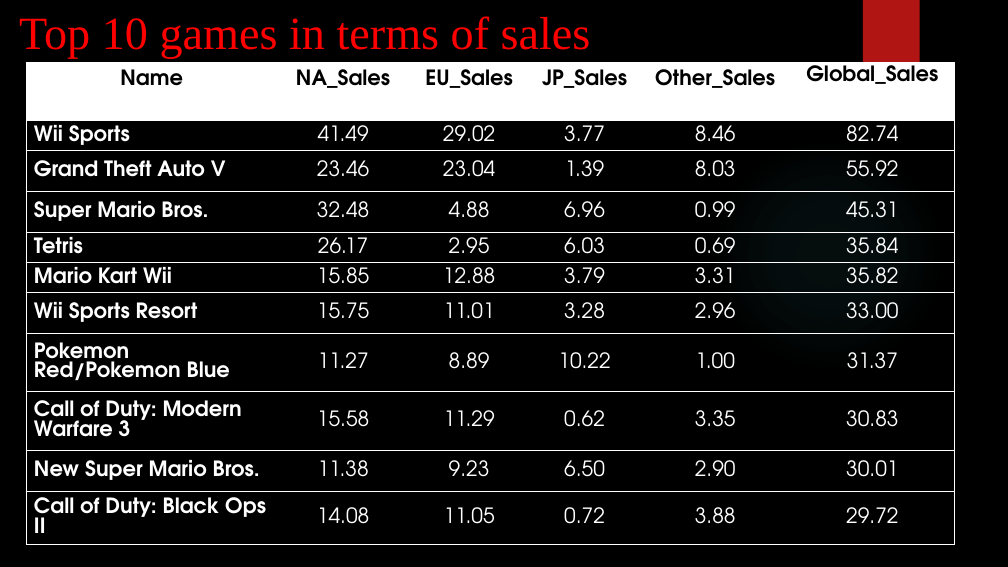
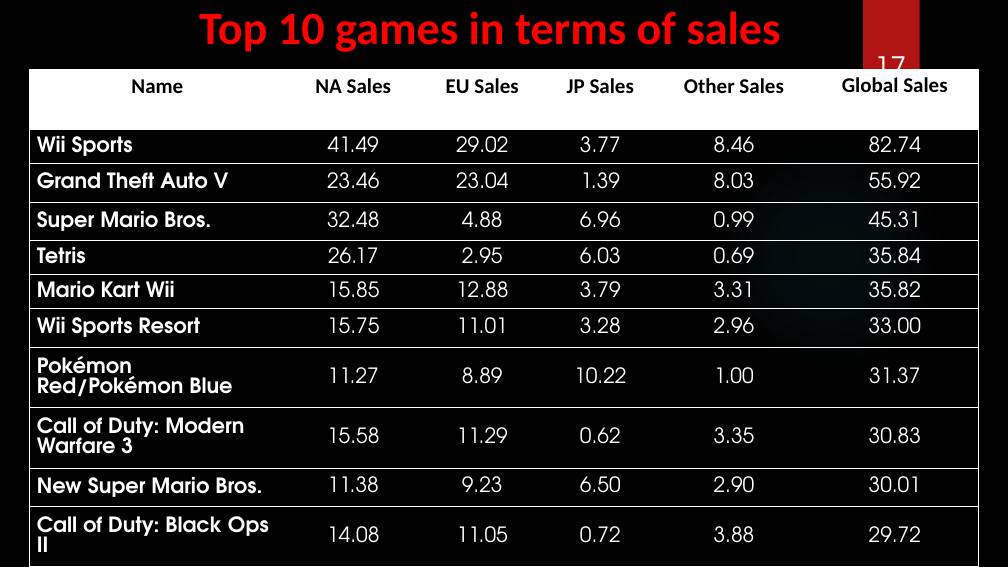
Before and after one commit to JMDUKU/GROUP-K-EDA-PROJECT, a slide deck: slide 17 of Group K EDA Project DIGICAP.pptx (slide 15 before the commit). Drawn at 1008x567 pixels with LibreOffice and Linux fonts; fonts in the diff are those of the drawing; background and template pictures are left out. Boxes give left, top, right and bottom in pixels: in the first picture for what was removed or moved away, otherwise in the second. Text is boxed around its words. In the diff, an @@ line names an element or a change of style, - is before the commit and + after.

```diff
--- a/Group K EDA Project DIGICAP.pptx
+++ b/Group K EDA Project DIGICAP.pptx
@@ title "Top 10 games in terms ...": place and size @@
-title "Top 10 games in terms ..." at box(19, 16, 591, 59)
+title "Top 10 games in terms ..." at box(199, 11, 781, 52)
@@ title "Top 10 games in terms ..." at box(199, 11, 781, 52): font Times New Roman to Calibri, bold on; alignment left to centre @@
@@ page number added at box(874, 48, 907, 92), 28 pt, text #FFFFFF @@
+17
@@ table at box(29, 69, 979, 567) @@
-row 1: Name | NA_Sales | EU_Sales | JP_Sales | Other_Sales | Global_Sales
+row 1: Name | NA Sales | EU Sales | JP Sales | Other Sales | Global Sales
-row 8, column 1: Pokemon Red/Pokemon Blue
+row 8, column 1: Pokémon Red/Pokémon Blue
@@ font TeX Gyre Adventor to Calibri in "Name" @@
@@ table: place and size @@
-table at box(26, 62, 955, 557)
+table at box(29, 69, 979, 567)
```
Also in this commit, not shown: 18 other slides changed, 2 slides added, 1 slide removed.
